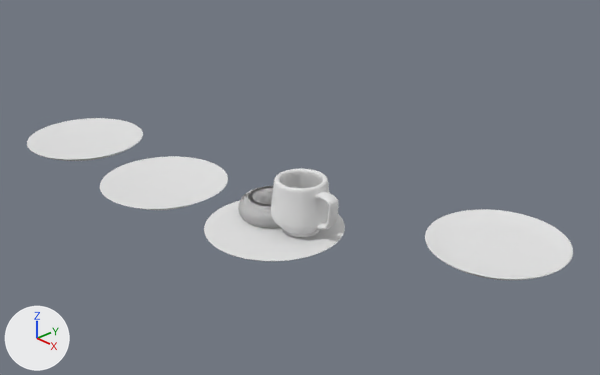
What one commit did to the Blender file donut-2026/donut-tut2026-9.blend.
Before and after are seen from a 50 mm camera at (2.56, -2.27, 1.75) aimed at (-0.22, 0.29, 0.0). The lights are fixed; the arrows at lower left show +X, +Y and +Z. The older version comes first.
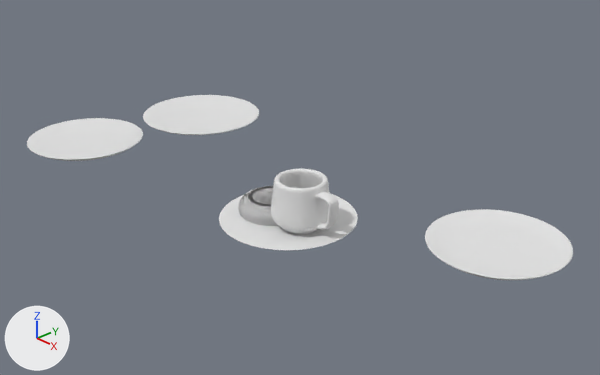
Pixel boxes [x1, y1, x2, y2] of what changed, in the pictures (600 x 375 px):
```json
{"object": "Circle.003", "change": "moved", "before": [100, 156, 228, 210], "after": [219, 194, 358, 250]}
{"object": "Circle.002", "change": "moved", "before": [204, 201, 345, 261], "after": [143, 95, 259, 135]}
```

The change, as JSON lines over the scene's bpy script:
```json
{"op": "set", "path": "ob_circle_002.location", "old": "(0.005, -0.076, -0.035)", "new": "(-1.017, 0.28, 0.149)"}
{"op": "set", "path": "ob_circle_003.location", "old": "(-0.711, -0.186, -0.017)", "new": "(0.005, 0.008, -0.017)"}
```
